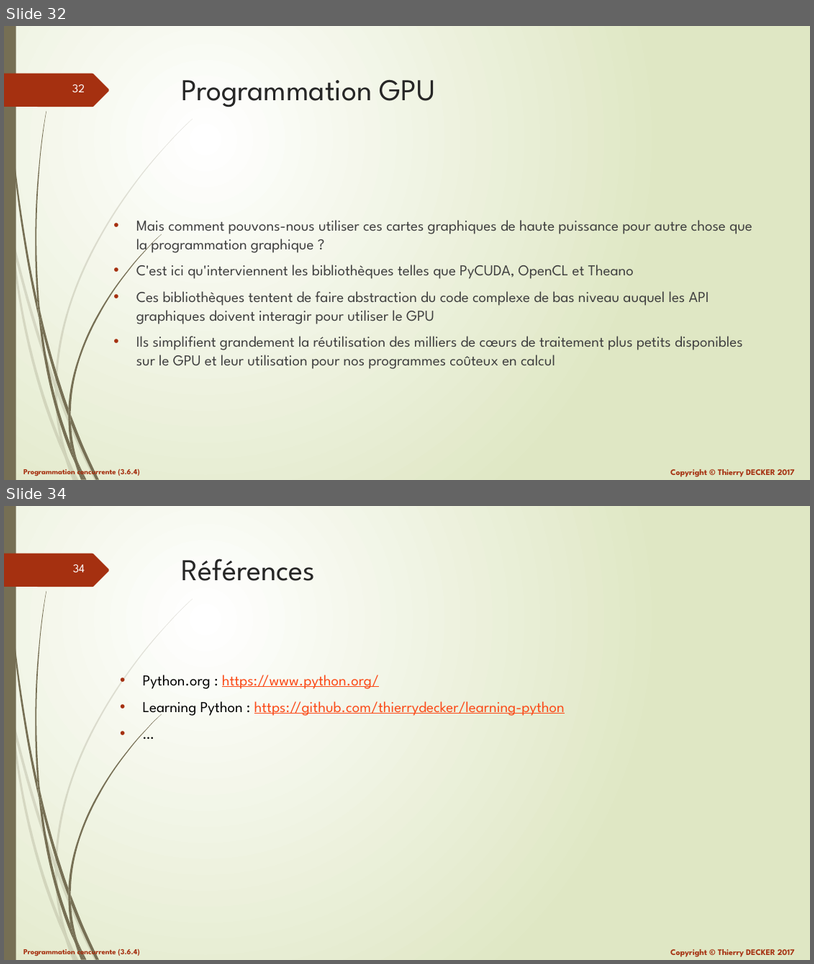
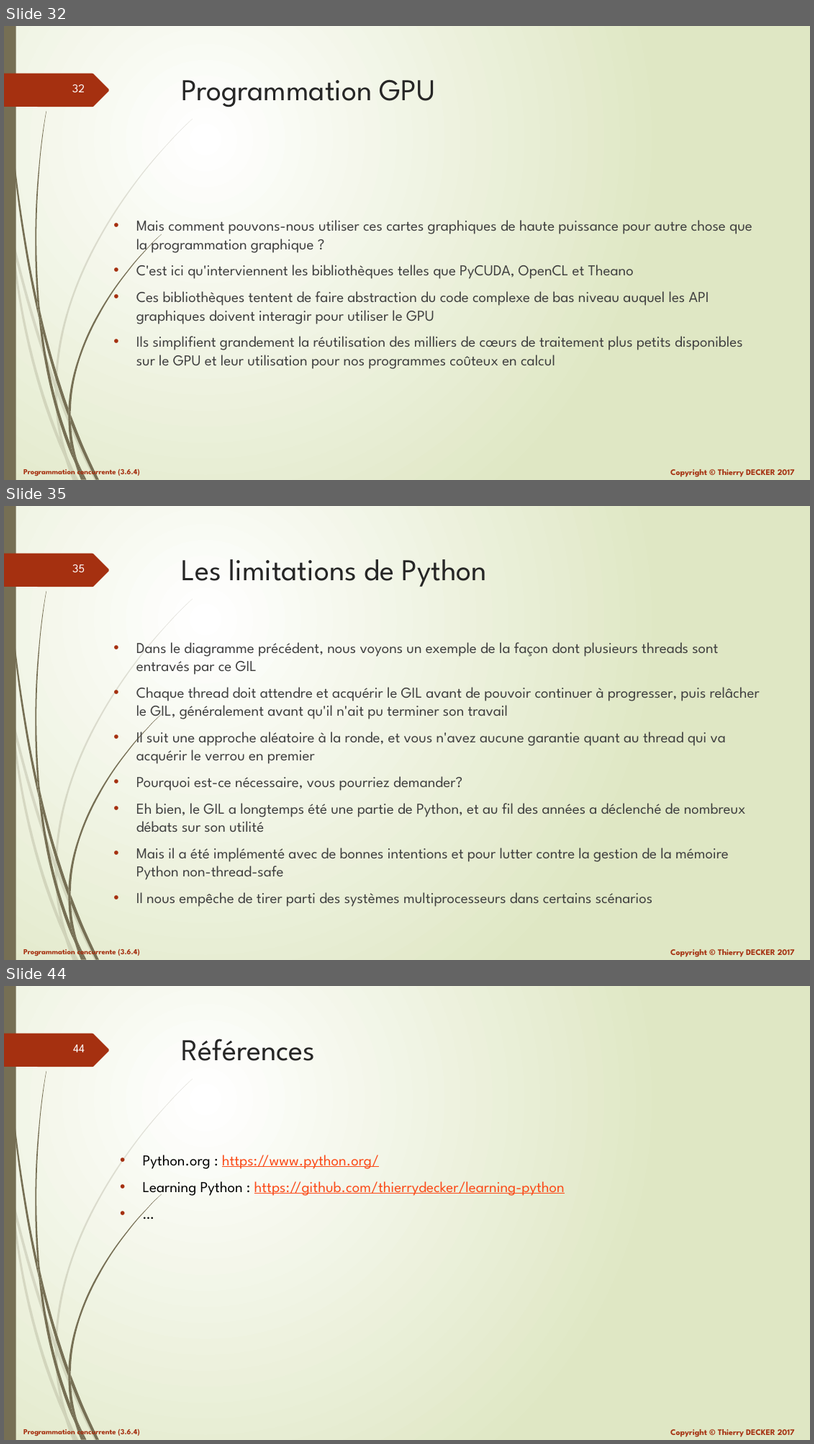
Before and after one commit to VikmanTheRacoon/learning-python, a slide deck: documentations/python-103.pptx. Shown one above the other, each under a label of ours: slides 32 and 34 before the commit, slides 32, 35 and 44 after it; the slides between them are not shown. The pictures are 814x964 and 814x1444 pixels, drawn with LibreOffice and Linux fonts; fonts in the diff are those of the drawing. Boxes give left, top, right and bottom in pixels: in the first picture for what was removed or moved away, otherwise in the second. Text is boxed around its words. In the diff, an @@ line names an element or a change of style, - is before the commit and + after.

```diff
--- a/documentations/python-103.pptx
+++ b/documentations/python-103.pptx
@@ slide 35 added at box(4, 506, 810, 960), background gradient #FFFFFF to #DFE8C4; not listed: 27 template elements that a slide beside it also shows @@
@@ title added at box(182, 559, 487, 587), 36 pt, text #262626 @@
+Les limitations de Python
@@ text added at box(136, 642, 760, 906), 18 pt, text #404040 @@
+• Dans le diagramme précédent, nous voyons un exemple de la façon dont plusieurs threads sont entravés par ce GIL
+• Chaque thread doit attendre et acquérir le GIL avant de pouvoir continuer à progresser, puis relâcher le GIL, généralement avant qu'il n'ait pu terminer son travail
+• Il suit une approche aléatoire à la ronde, et vous n'avez aucune garantie quant au thread qui va acquérir le verrou en premier
+• Pourquoi est-ce nécessaire, vous pourriez demander?
+• Eh bien, le GIL a longtemps été une partie de Python, et au fil des années a déclenché de nombreux débats sur son utilité
+• Mais il a été implémenté avec de bonnes intentions et pour lutter contre la gestion de la mémoire Python non-thread-safe
+• Il nous empêche de tirer parti des systèmes multiprocesseurs dans certains scénarios
@@ what was slide 34 is now slide 44 @@
@@ page number at box(73, 1044, 85, 1052): text changed @@
-34
+44
```
Also in this commit, not shown: 1 slide changed, 9 other slides added, 1 other file.
